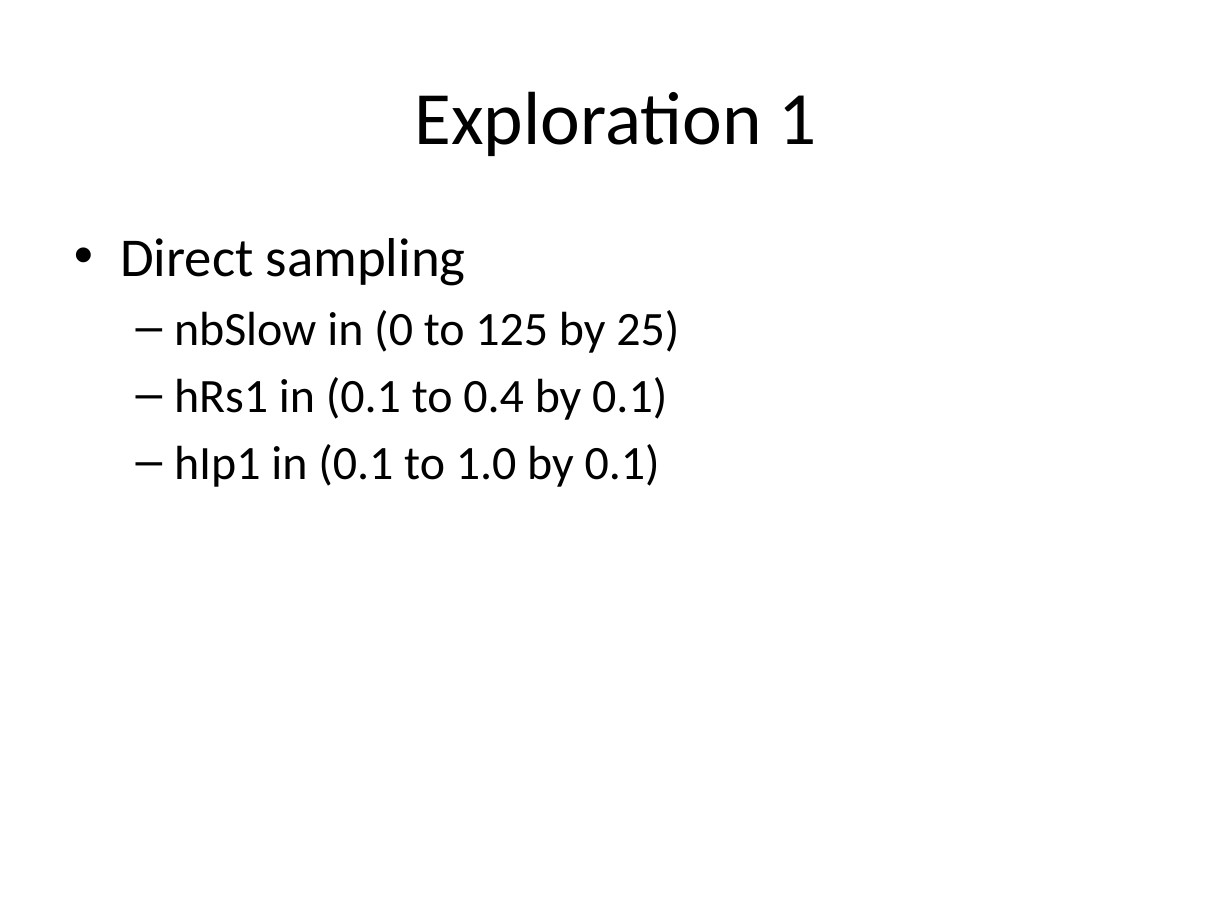
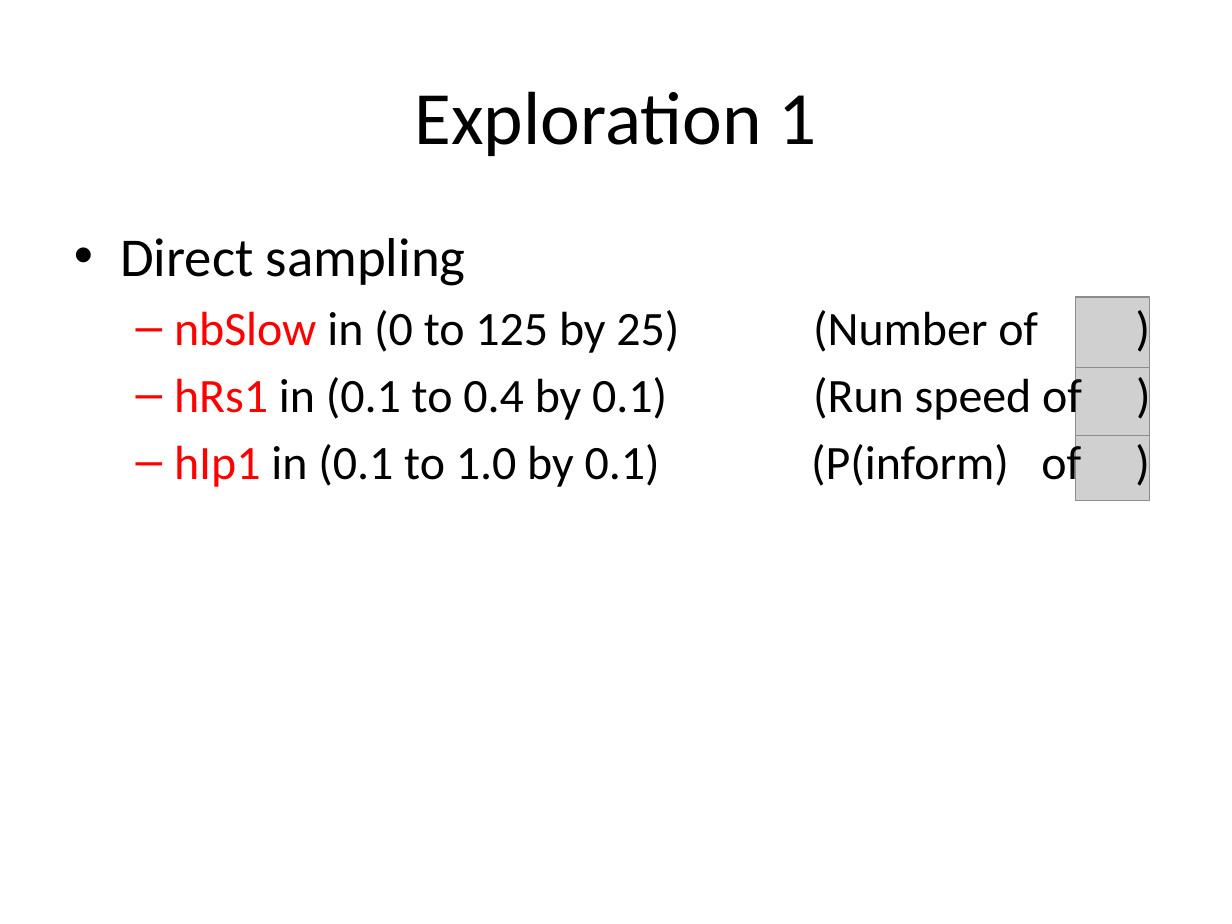
Before and after one commit to pioucyril/exmodeloGroup4, a slide deck: slide 5 of Social benefits of slow food.pptx. Drawn at 1232x924 pixels with LibreOffice and Linux fonts; fonts in the diff are those of the drawing; grey boxes stand for pictures. Boxes give left, top, right and bottom in pixels: in the first picture for what was removed or moved away, otherwise in the second. Text is boxed around its words. In the diff, an @@ line names an element or a change of style, - is before the commit and + after.

```diff
--- a/Social benefits of slow food.pptx
+++ b/Social benefits of slow food.pptx
@@ picture added at bbox=[1076, 297, 1149, 367] @@
@@ text at bbox=[174, 310, 1081, 491]: text changed @@
-  – nbSlow in (0 to 125 by 25)
-  – hRs1 in (0.1 to 0.4 by 0.1)
-  – hIp1 in (0.1 to 1.0 by 0.1)
+  – nbSlow in (0 to 125 by 25) (Number of )
+  – hRs1 in (0.1 to 0.4 by 0.1) (Run speed of )
+  – hIp1 in (0.1 to 1.0 by 0.1) (P(inform) of )
@@ picture added at bbox=[1076, 365, 1149, 435] @@
@@ picture added at bbox=[1076, 430, 1149, 500] @@
```
Also in this commit, not shown: 3 other slides changed, 1 slide added, 1 slide removed, 2 other files.
